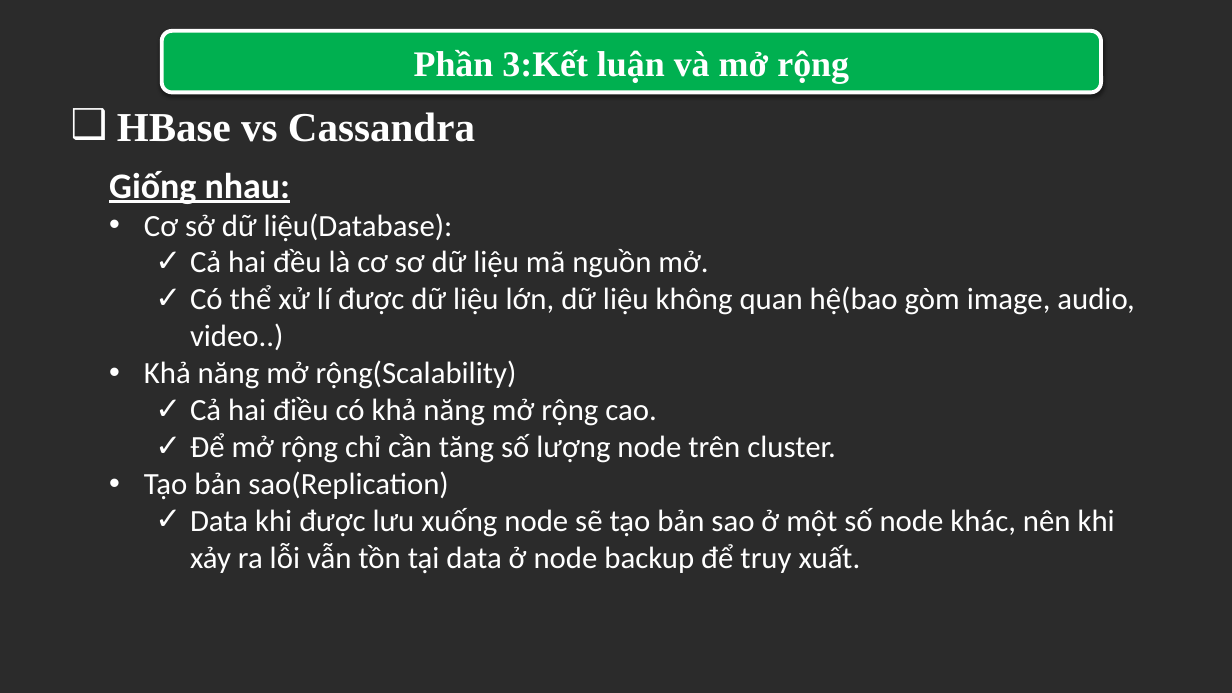
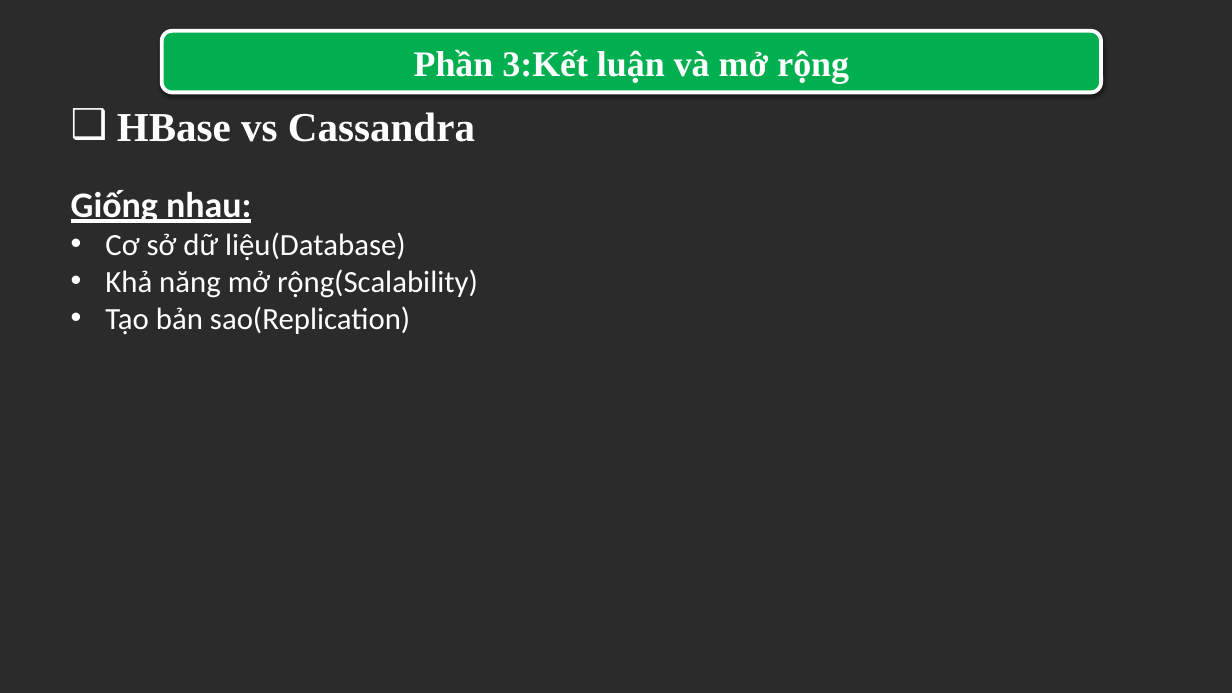
Before and after one commit to trandinhlam/document, a slide deck: slide 15 of HBaseProject/seminar_slide.pptx (slide 20 before the commit). Drawn at 1232x693 pixels with LibreOffice and Linux fonts; fonts in the diff are those of the drawing; background and template pictures are left out; a plain dark background stands for a picture behind light text. Boxes give left, top, right and bottom in pixels: in the first picture for what was removed or moved away, otherwise in the second. Text is boxed around its words. In the diff, an @@ line names an element or a change of style, - is before the commit and + after.

```diff
--- a/HBaseProject/seminar_slide.pptx
+++ b/HBaseProject/seminar_slide.pptx
@@ text "Giống nhau:" moved from (x1=109, y1=171, x2=1134, y2=573) to (x1=71, y1=190, x2=478, y2=334) @@
@@ text at (x1=105, y1=232, x2=406, y2=260): text changed @@
-• Cơ sở dữ liệu(Database):
-  ✓ Cả hai đều là cơ sơ dữ liệu mã nguồn mở.
-  ✓ Có thể xử lí được dữ liệu lớn, dữ liệu không quan hệ(bao gòm image, audio, video..)
+• Cơ sở dữ liệu(Database)
@@ text at (x1=190, y1=397, x2=836, y2=463): paragraphs removed @@
-  ✓ Cả hai điều có khả năng mở rộng cao.
-  ✓ Để mở rộng chỉ cần tăng số lượng node trên cluster.
@@ text at (x1=190, y1=508, x2=1115, y2=573): paragraph removed @@
-  ✓ Data khi được lưu xuống node sẽ tạo bản sao ở một số node khác, nên khi xảy ra lỗi vẫn tồn tại data ở node backup để truy xuất.
```
Also in this commit, not shown: 9 other slides changed, 1 slide added, 2 slides removed, 1 other file.
